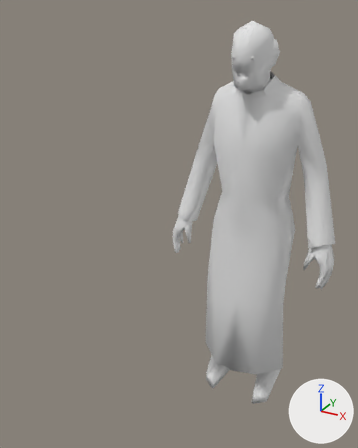
One commit to the FBX model Zombie Blaster/Assets/Art/Zombies/LadyFarmer_by Dennis/ladyfarmer.fbx: the scene before it, then after it.
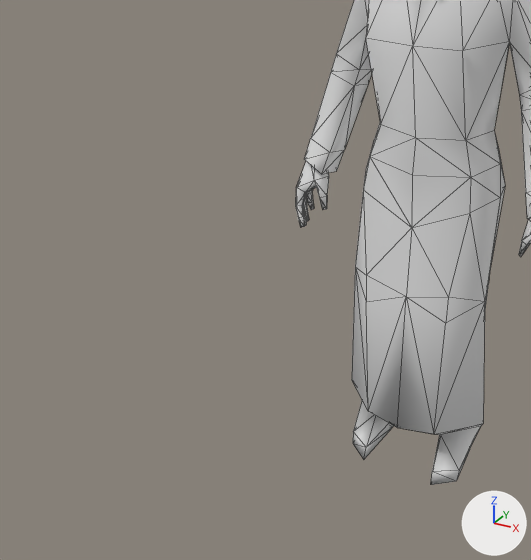
The first picture shows the older version from a 50 mm camera at (0.075, -0.204, 0.191) aimed at (-0.019, -0.034, 0.106). The close-ups show both versions on the part from 0% to 87% of the width and 27% to 100% of the height of that picture; other places that the commit changed are outside them. The lights are fixed; the arrows at lower right show +X, +Y and +Z. The close-ups show mesh edges as thin lines. Materials are left out; every surface is plain grey. Where no turn or scale is listed for an object, it has been applied to the vertices.

Names of what the first close-up shows: 'farmer:Mesh'.
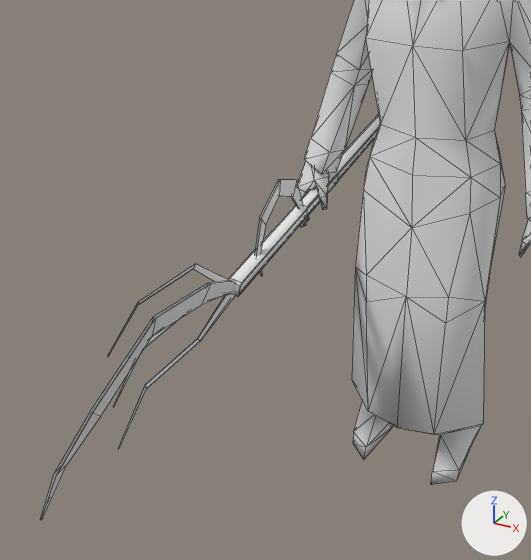
Changed parts and their boxes (x1, y1, x2, y2) in the close-ups (531 x 560 px):
'polySurface8', added
    after: (108, 116, 380, 450)
'polySurface1', added
    after: (40, 114, 379, 519)
'sickle:Mesh', added
    after: (254, 172, 338, 276)

Edits to the bpy script that builds the scene:
```text
Add me_mesh_004:
    me_mesh_004.from_pydata(...)  # 56 vertices, 24 faces; spans x -0.012..0.01, y -0.086..0.086, z -0.011..0.011
Add me_mesh_002:
    me_mesh_002.from_pydata(...)  # 32 vertices, 16 faces; spans x -0.0047..0.0046, y -0.0285..0.0286, z -0.0118..0.0118
Add me_mesh_003:
    me_mesh_003.from_pydata(...)  # 32 vertices, 16 faces; spans x -0.015..0.015, y -0.099..0.099, z -0.011..0.011
Add ob_polysurface8:
    ob_polysurface8 = bpy.data.objects.new('polySurface8', me_mesh_004)
    ob_polysurface8.location = (-0.0326, -0.0196, 0.0843)
Add ob_sickle_mesh:
    ob_sickle_mesh = bpy.data.objects.new('sickle:Mesh', me_mesh_002)
    ob_sickle_mesh.location = (-0.0317, -0.0167, 0.0899)
Add ob_polysurface1:
    ob_polysurface1 = bpy.data.objects.new('polySurface1', me_mesh_003)
    ob_polysurface1.location = (-0.0299, -0.0312, 0.0903)
```
